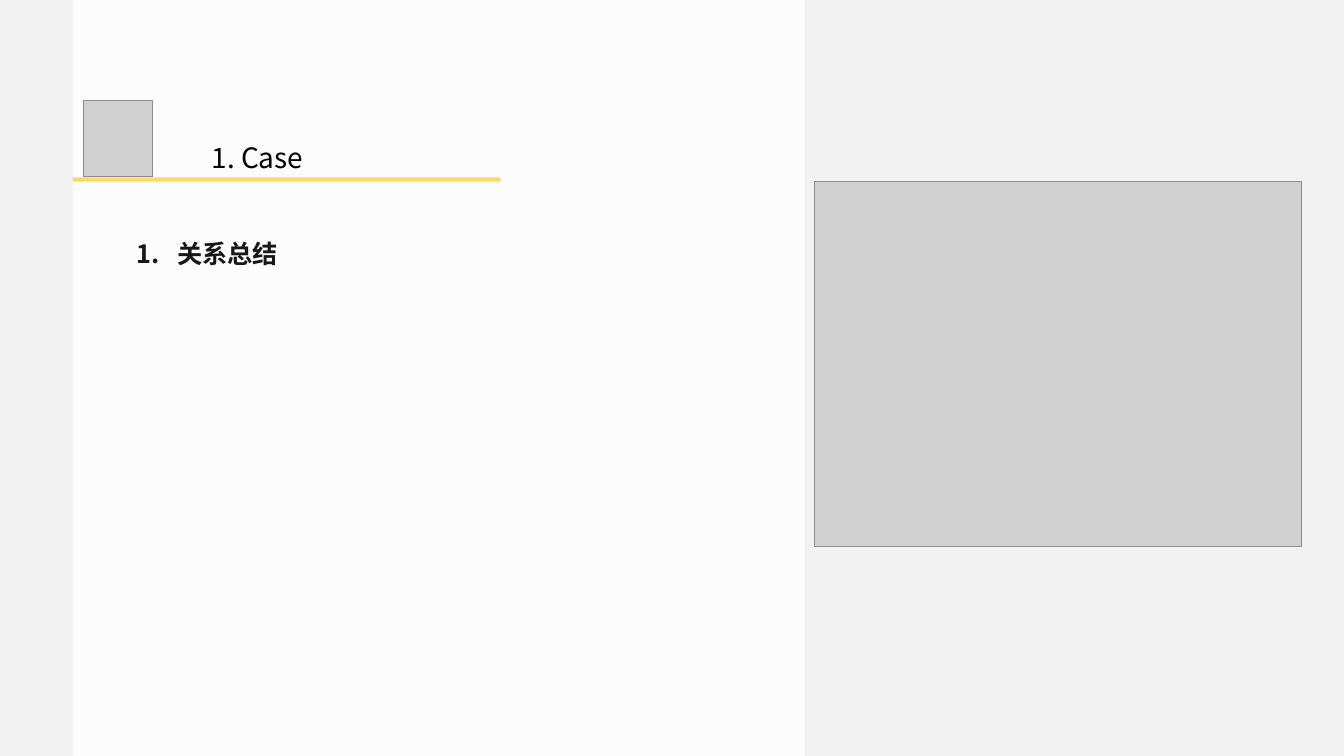
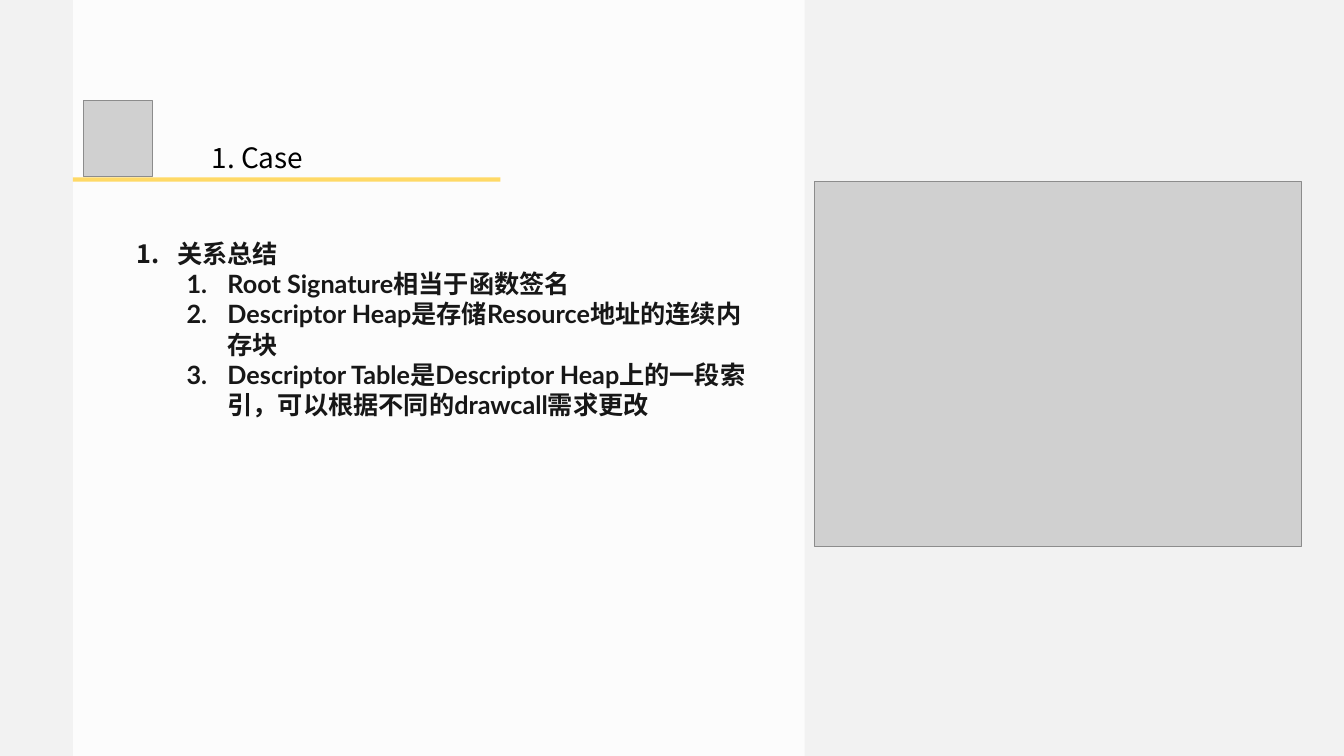
Before and after one commit to doomlover/KSGameEngineTutorials, a slide deck: slide 25 of PPTs/05.深入DX12绘制二.pptx (slide 24 before the commit). Drawn at 1344x756 pixels with LibreOffice and Linux fonts; fonts in the diff are those of the drawing; grey boxes stand for pictures. Boxes give left, top, right and bottom in pixels: in the first picture for what was removed or moved away, otherwise in the second. Text is boxed around its words. In the diff, an @@ line names an element or a change of style, - is before the commit and + after.

```diff
--- a/PPTs/05.深入DX12绘制二.pptx
+++ b/PPTs/05.深入DX12绘制二.pptx
@@ text at bbox=[227, 272, 648, 418]: paragraphs added @@
+  1. Root Signature相当于函数签名
+  2. Descriptor Heap是存储Resource地址的连续内存块
+  3. Descriptor Table是Descriptor Heap上的一段索引，可以根据不同的drawcall需求更改
```
Also in this commit, not shown: 8 other slides changed.
